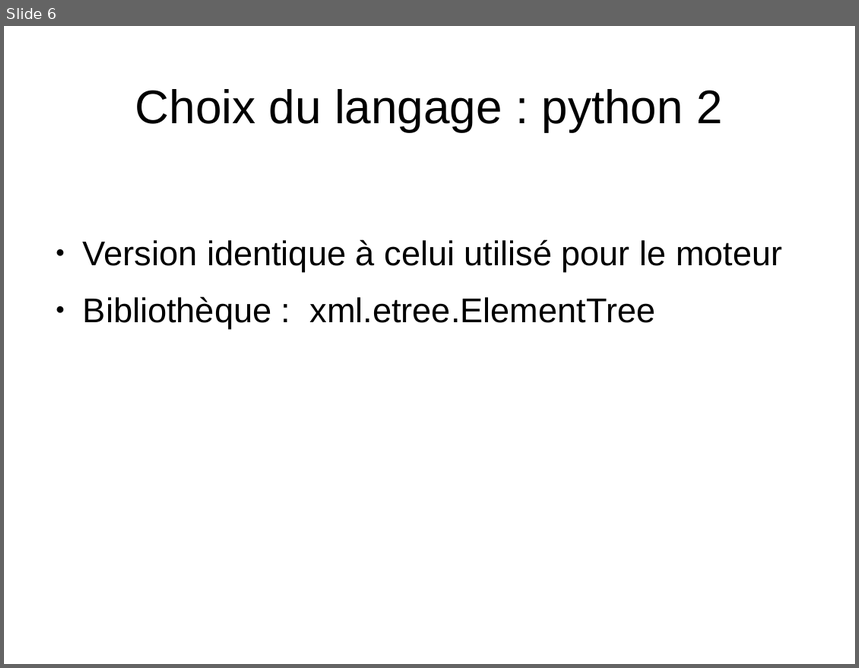
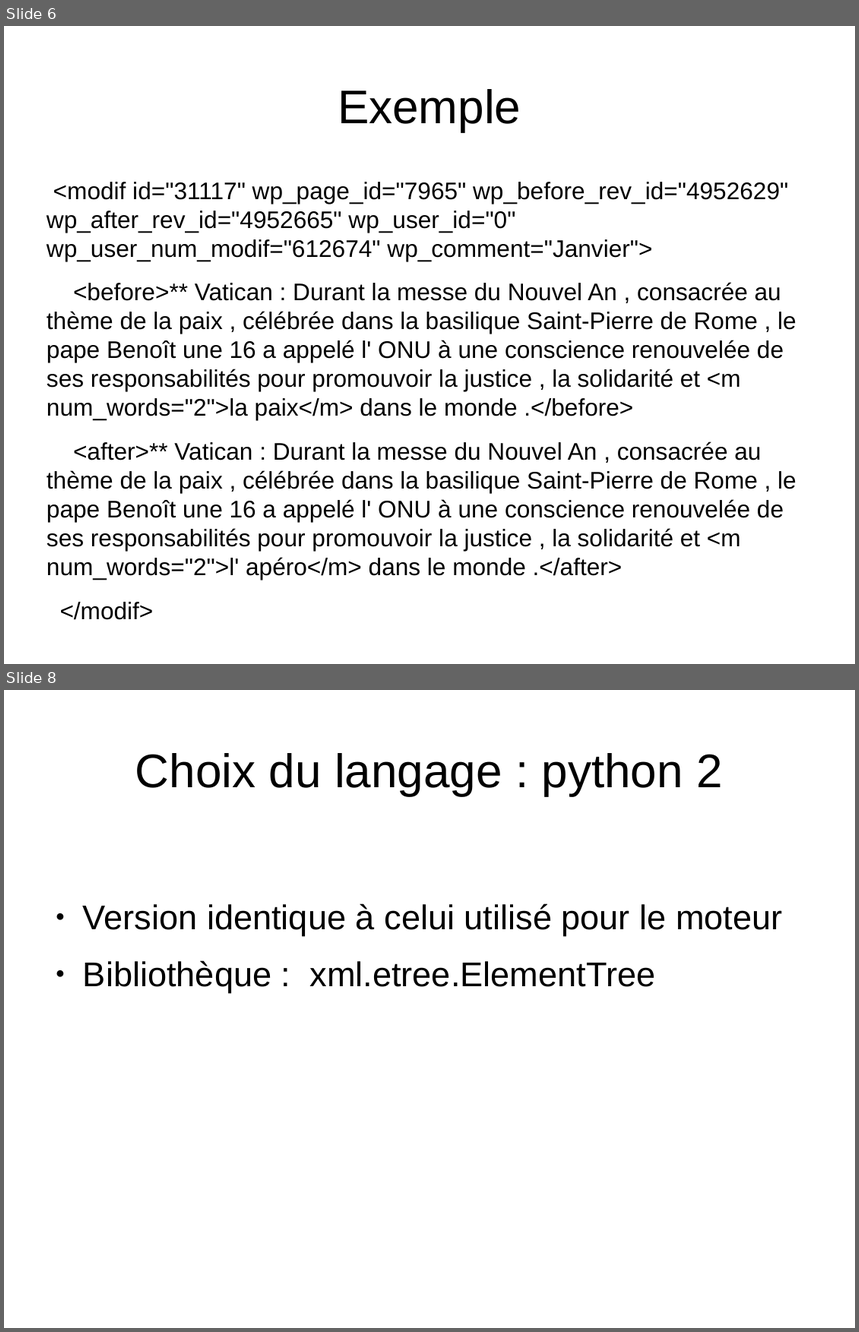
Before and after one commit to Sle3pingForest/StageL3, a slide deck: RapportDamien/presentation.odp. Shown one above the other, each under a label of ours: slide 6 before the commit, slides 6 and 8 after it; the slides between them are not shown. The pictures are 859x668 and 859x1332 pixels, drawn with LibreOffice and Linux fonts; fonts in the diff are those of the drawing. Boxes give left, top, right and bottom in pixels: in the first picture for what was removed or moved away, otherwise in the second. Text is boxed around its words. In the diff, an @@ line names an element or a change of style, - is before the commit and + after.

```diff
--- a/RapportDamien/presentation.odp
+++ b/RapportDamien/presentation.odp
@@ slide 6 added at (4, 26, 855, 664), background #FFFFFF @@
@@ title added at (338, 89, 521, 132), 44 pt, text #000000 @@
+Exemple
@@ text added at (47, 182, 797, 551), 22.4 pt, text #000000 @@
+<modif id="31117" wp_page_id="7965" wp_before_rev_id="4952629" wp_after_rev_id="4952665" wp_user_id="0" wp_user_num_modif="612674" wp_comment="Janvier">
+<before>** Vatican : Durant la messe du Nouvel An , consacrée au thème de la paix , célébrée dans la basilique Saint-Pierre de Rome , le pape Benoît une 16 a appelé l' ONU à une conscience renouvelée de ses responsabilités pour promouvoir la justice , la solidarité et <m num_words="2">la paix</m> dans le monde .</before>
+<after>** Vatican : Durant la messe du Nouvel An , consacrée au thème de la paix , célébrée dans la basilique Saint-Pierre de Rome , le pape Benoît une 16 a appelé l' ONU à une conscience renouvelée de ses responsabilités pour promouvoir la justice , la solidarité et <m num_words="2">l' apéro</m> dans le monde .</after>
+</modif>
@@ what was slide 6 is now slide 8 @@
```
Also in this commit, not shown: 5 slides changed, 1 other slide added, 2 other files.
